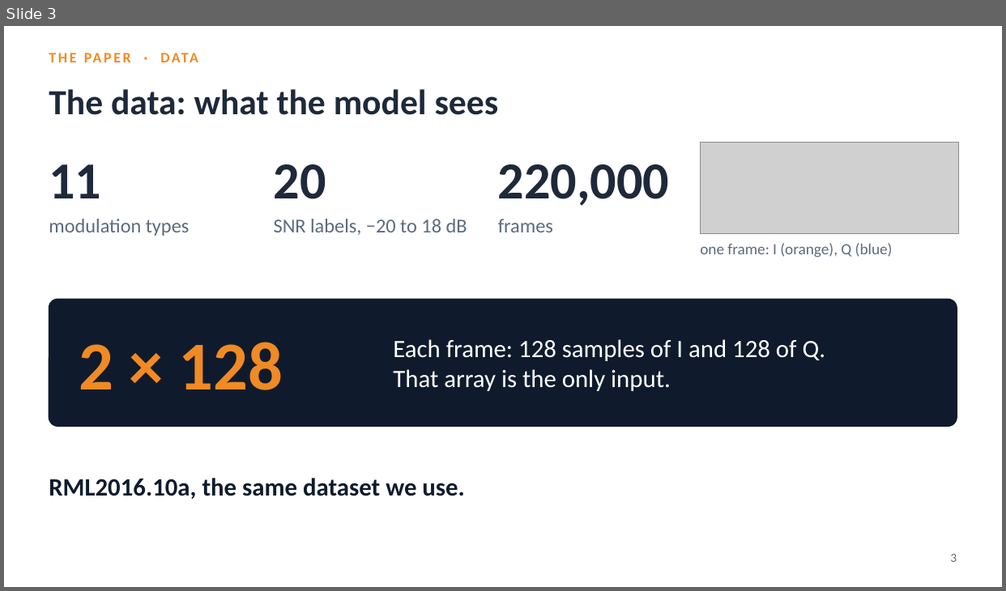
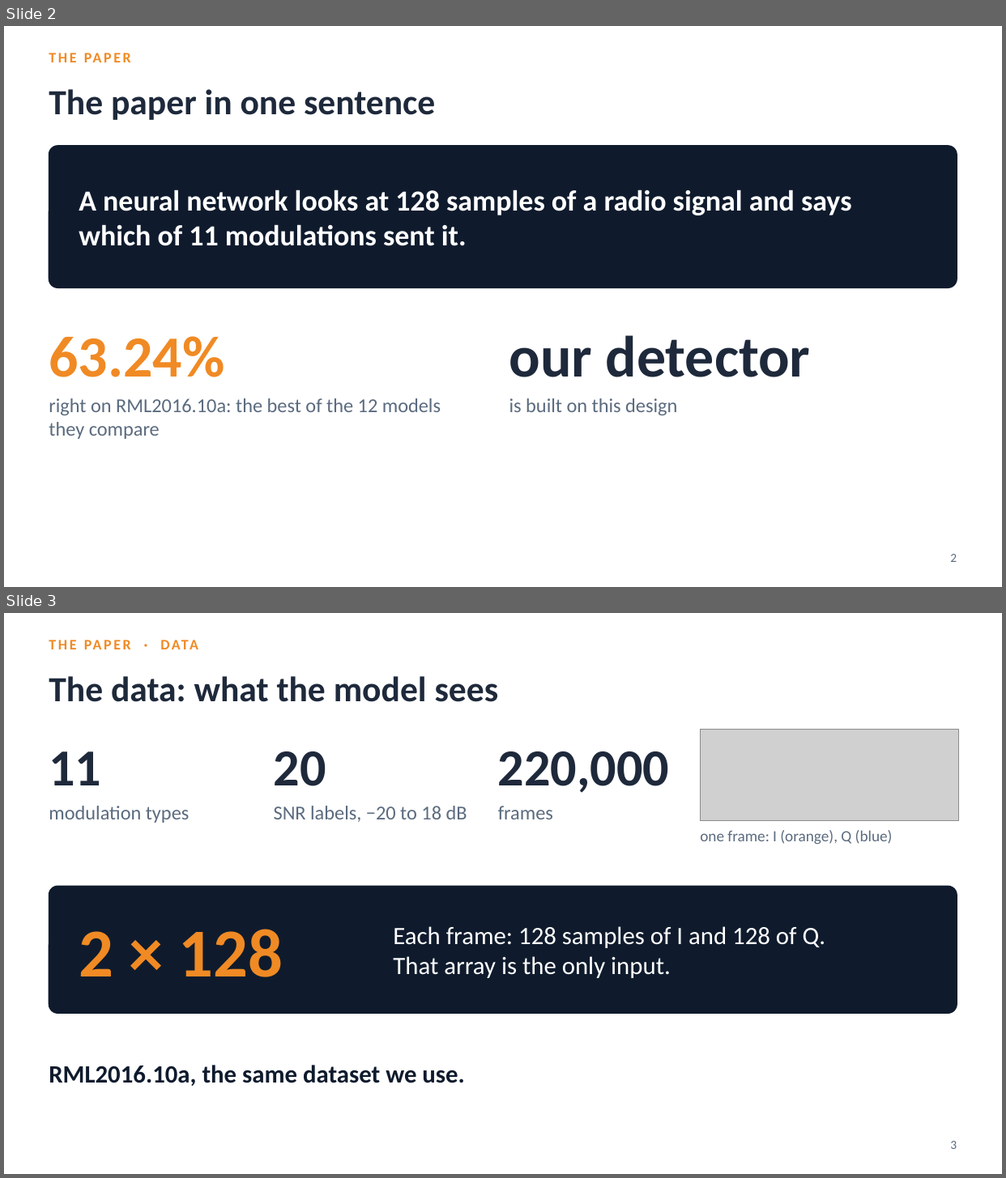
Before and after one commit to YusufBilo78/amc, a slide deck: deck/moshe_paper_icrnna.pptx. Shown one above the other, each under a label of ours: slide 3 before the commit, slides 2 and 3 after it. The pictures are 1006x591 and 1006x1178 pixels, drawn with LibreOffice and Linux fonts; fonts in the diff are those of the drawing; grey boxes stand for pictures. Boxes give left, top, right and bottom in pixels: in the first picture for what was removed or moved away, otherwise in the second. Text is boxed around its words. In the diff, an @@ line names an element or a change of style, - is before the commit and + after.

```diff
--- a/deck/moshe_paper_icrnna.pptx
+++ b/deck/moshe_paper_icrnna.pptx
@@ slide 2 added at [4, 26, 1002, 587], background #FFFFFF @@
@@ text added at [49, 49, 722, 75], 14 pt, text #F08A24, bold @@
+THE PAPER
@@ text added at [49, 89, 435, 120], 34 pt, text #1E293B, bold @@
+The paper in one sentence
@@ rounded rectangle added at [49, 146, 957, 288], fill #0F1B2D, outline #0F1B2D 1 pt @@
@@ text added at [79, 190, 851, 246], 28 pt, text #FFFFFF, bold @@
+A neural network looks at 128 samples of a radio signal and says which of 11 modulations sent it.
@@ text added at [49, 336, 224, 378], 56 pt, text #F08A24, bold @@
+63.24%
@@ text added at [509, 335, 811, 378], 56 pt, text #1E293B, bold @@
+our detector
@@ text added at [49, 399, 441, 439], 19 pt, text #5B6B7F @@
+right on RML2016.10a: the best of the 12 models they compare
@@ text added at [509, 399, 677, 416], 19 pt, text #5B6B7F @@
+is built on this design
@@ text added at [950, 554, 957, 562], 12 pt, text #5B6B7F @@
+2
```
Also in this commit, not shown: 18 slides changed, 5 other slides added, 4 slides removed, 4 other files.
